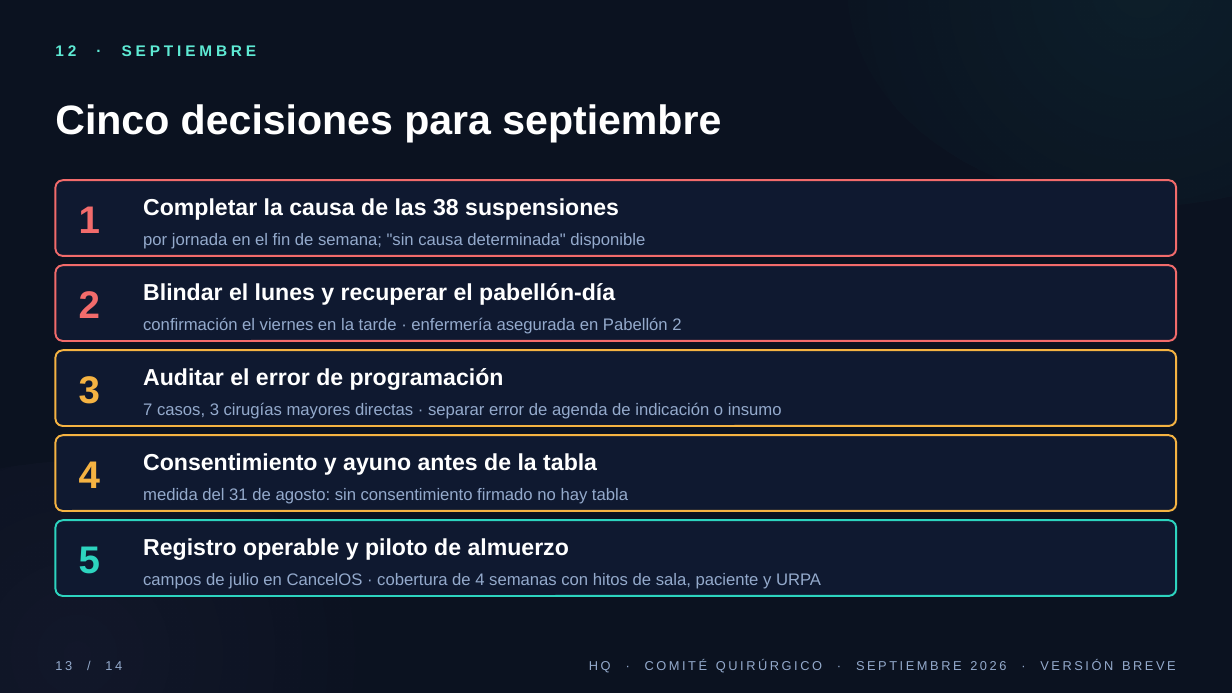
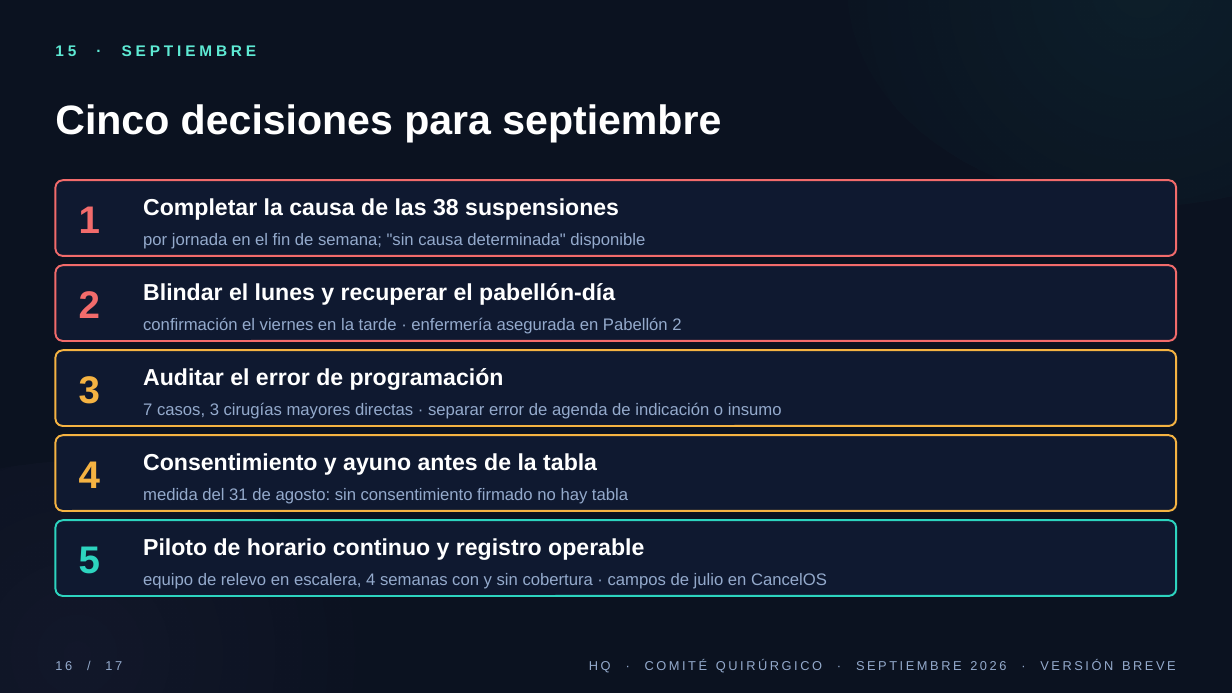
Before and after one commit to GutierrezUPPQ/cancelos-api, a slide deck: slide 16 of comite/Comite_Agosto_2026_breve.pptx (slide 13 before the commit). Drawn at 1232x693 pixels with LibreOffice and Linux fonts; fonts in the diff are those of the drawing. Boxes give left, top, right and bottom in pixels: in the first picture for what was removed or moved away, otherwise in the second. Text is boxed around its words. In the diff, an @@ line names an element or a change of style, - is before the commit and + after.

```diff
--- a/comite/Comite_Agosto_2026_breve.pptx
+++ b/comite/Comite_Agosto_2026_breve.pptx
@@ text at (55,45,257,56): text changed @@
-12 · SEPTIEMBRE
+15 · SEPTIEMBRE
@@ text at (143,538,644,560): text changed @@
-Registro operable y piloto de almuerzo
+Piloto de horario continuo y registro operable
@@ text at (143,573,827,589): text changed @@
-campos de julio en CancelOS · cobertura de 4 semanas con hitos de sala, paciente y URPA
+equipo de relevo en escalera, 4 semanas con y sin cobertura · campos de julio en CancelOS
@@ text at (55,661,122,670): text changed @@
-13 / 14
+16 / 17
```
Also in this commit, not shown: 13 other slides changed, 3 slides added, 2 other files.
